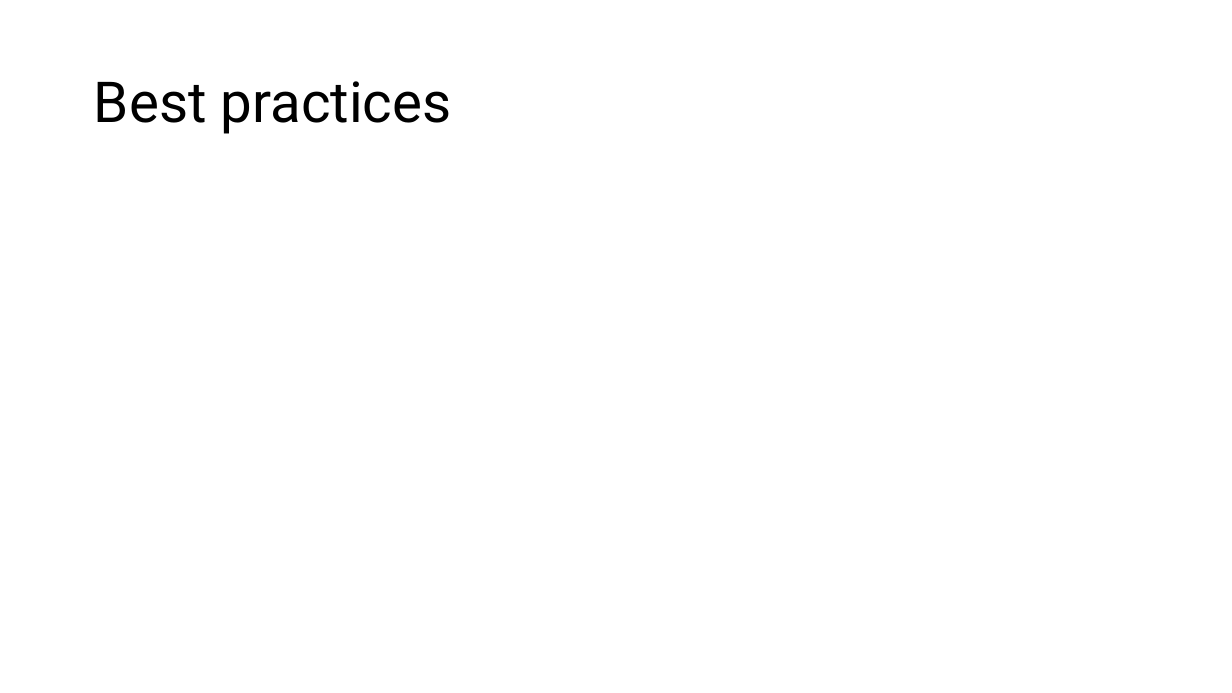
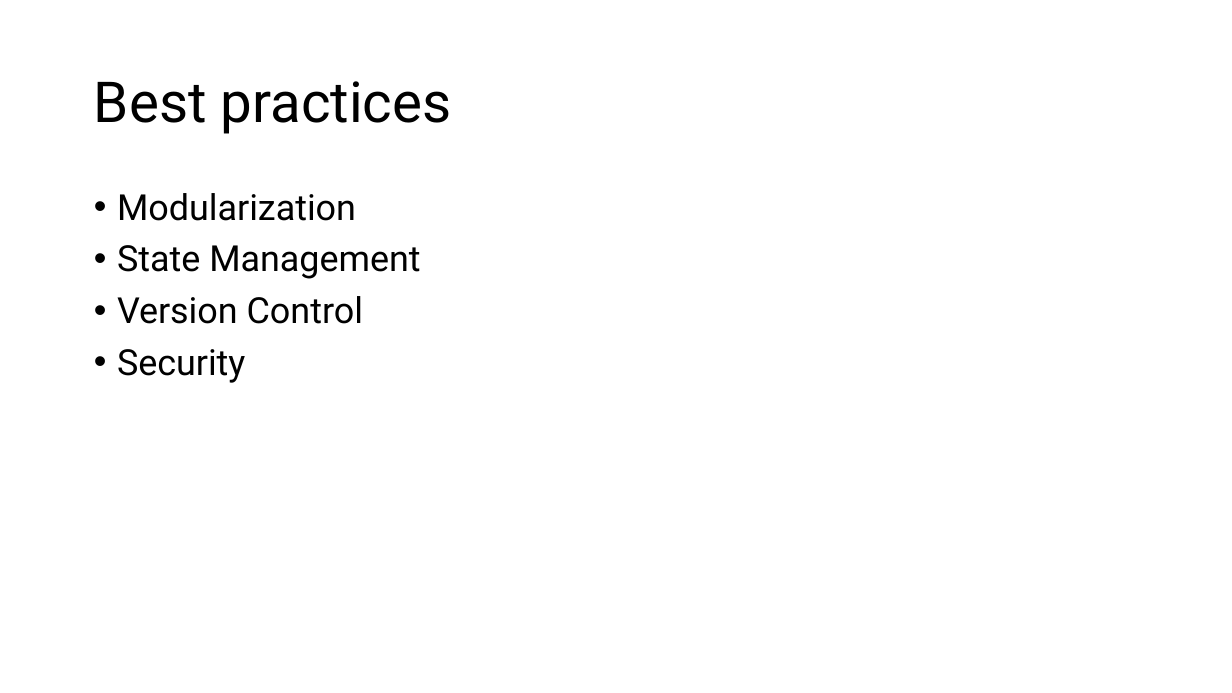
Before and after one commit to sebivenlo/esd-2024-terraform, a slide deck: slide 5 of Presentation/Terraform.pptx. Drawn at 1232x693 pixels with LibreOffice and Linux fonts; fonts in the diff are those of the drawing. Boxes give left, top, right and bottom in pixels: in the first picture for what was removed or moved away, otherwise in the second. Text is boxed around its words. In the diff, an @@ line names an element or a change of style, - is before the commit and + after.

```diff
--- a/Presentation/Terraform.pptx
+++ b/Presentation/Terraform.pptx
@@ text added at [117,193,420,383], 28 pt, text #000000 @@
+• Modularization
+• State Management
+• Version Control
+• Security
```
Also in this commit, not shown: 6 other slides changed, 2 slides added, 2 slides removed.
